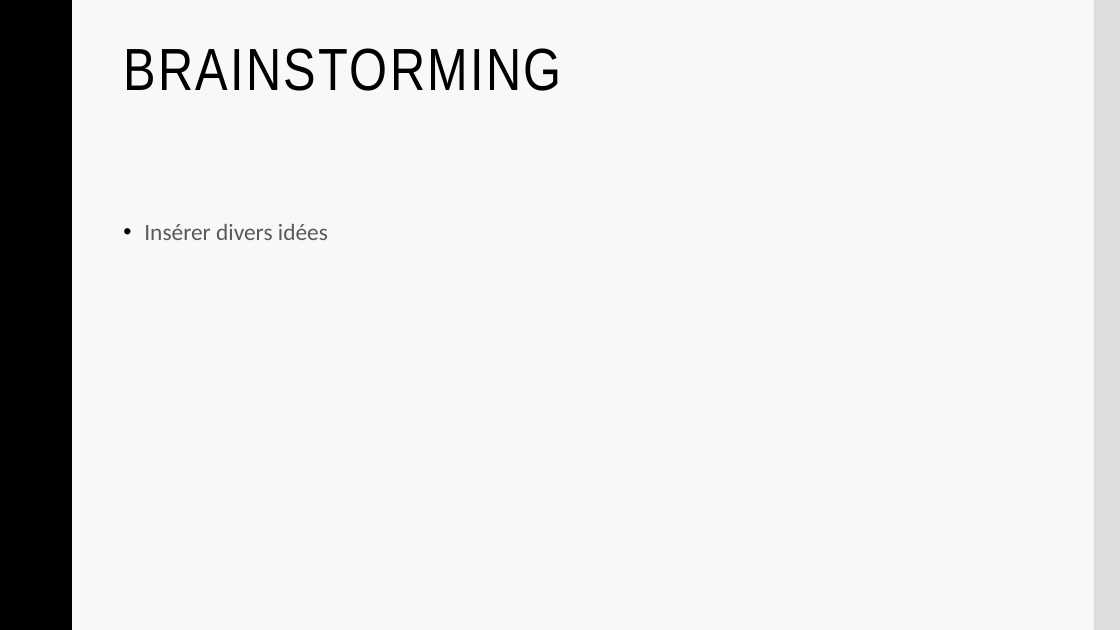
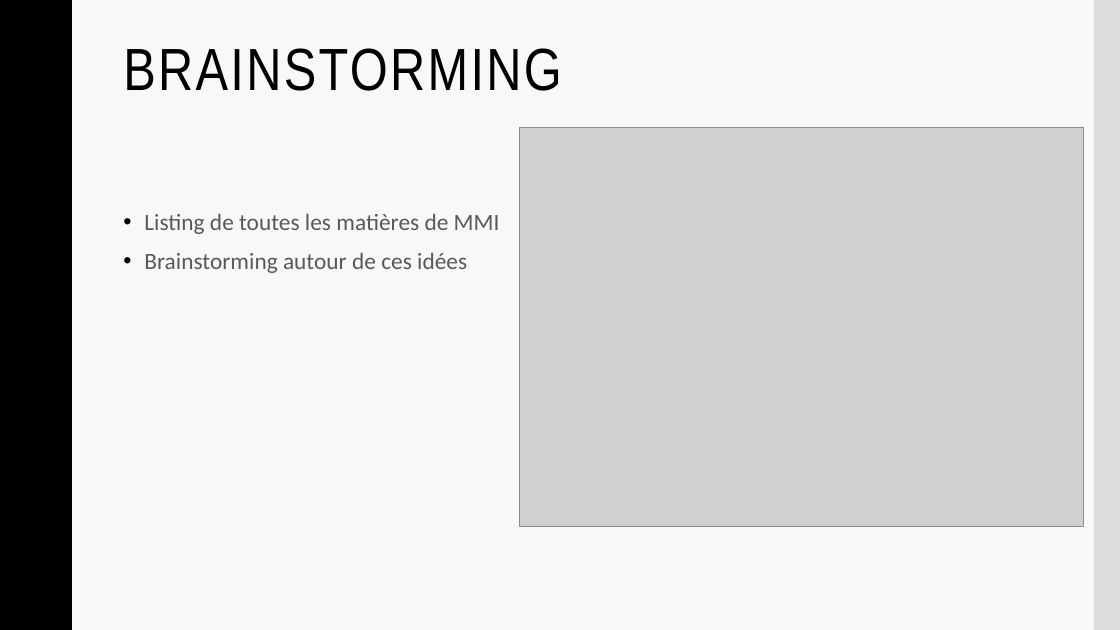
Before and after one commit to Frizzbii/Serious-Game-MMI, a slide deck: slide 9 of presentation.pptx. Drawn at 1120x630 pixels with LibreOffice and Linux fonts; fonts in the diff are those of the drawing; grey boxes stand for pictures; background and template pictures are left out. Boxes give left, top, right and bottom in pixels: in the first picture for what was removed or moved away, otherwise in the second. Text is boxed around its words. In the diff, an @@ line names an element or a change of style, - is before the commit and + after.

Commit message:
update presentation again

```diff
--- a/presentation.pptx
+++ b/presentation.pptx
@@ picture added at box(519, 128, 1083, 527) @@
@@ text at box(144, 214, 500, 273): text changed @@
-• Insérer divers idées
+• Listing de toutes les matières de MMI
+• Brainstorming autour de ces idées
```
Also in this commit, not shown: 1 other file.
